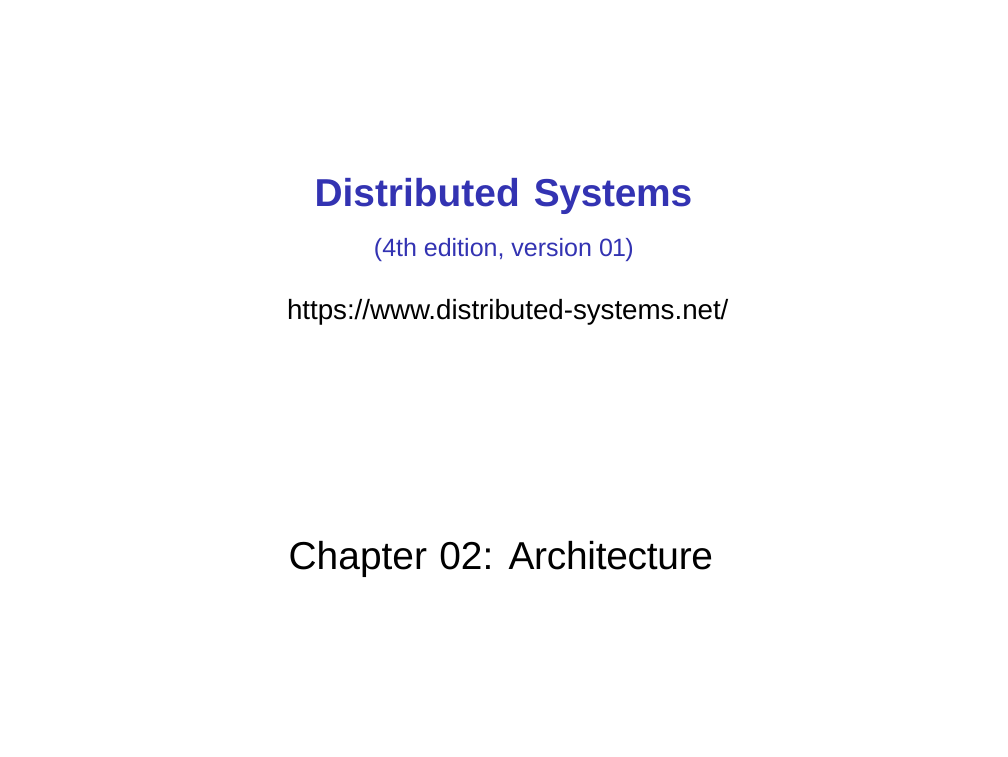
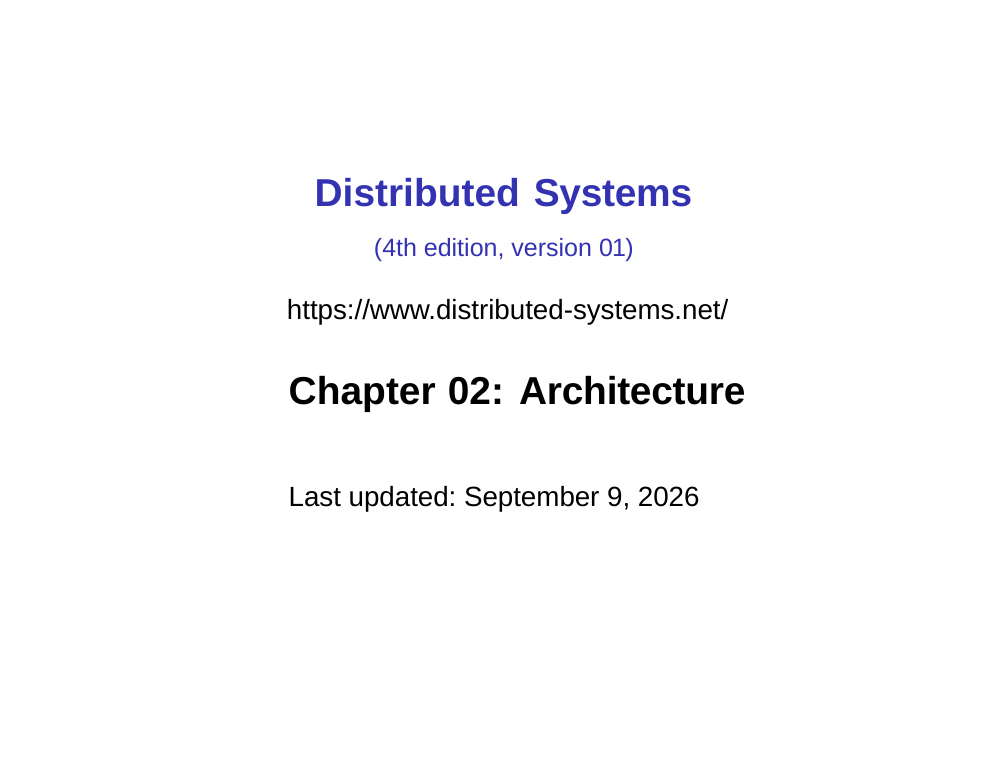
Before and after one commit to UVADS/distributed_computing, a slide deck: slide 1 of 03_dataframes_and_spark_sql/system_architecture_examples.pptx. Drawn at 1008x757 pixels with LibreOffice and Linux fonts; fonts in the diff are those of the drawing. Boxes give left, top, right and bottom in pixels: in the first picture for what was removed or moved away, otherwise in the second. Text is boxed around its words. In the diff, an @@ line names an element or a change of style, - is before the commit and + after.

```diff
--- a/03_dataframes_and_spark_sql/system_architecture_examples.pptx
+++ b/03_dataframes_and_spark_sql/system_architecture_examples.pptx
@@ text added at bbox=[289, 375, 745, 512], 10 pt, text #000000 @@
+Chapter 02: Architecture
+Last updated: September 9, 2026
@@ text removed at bbox=[289, 540, 714, 577] @@
-Chapter 02: Architecture
```
Also in this commit, not shown: 5 other slides changed, 4 slides added.
